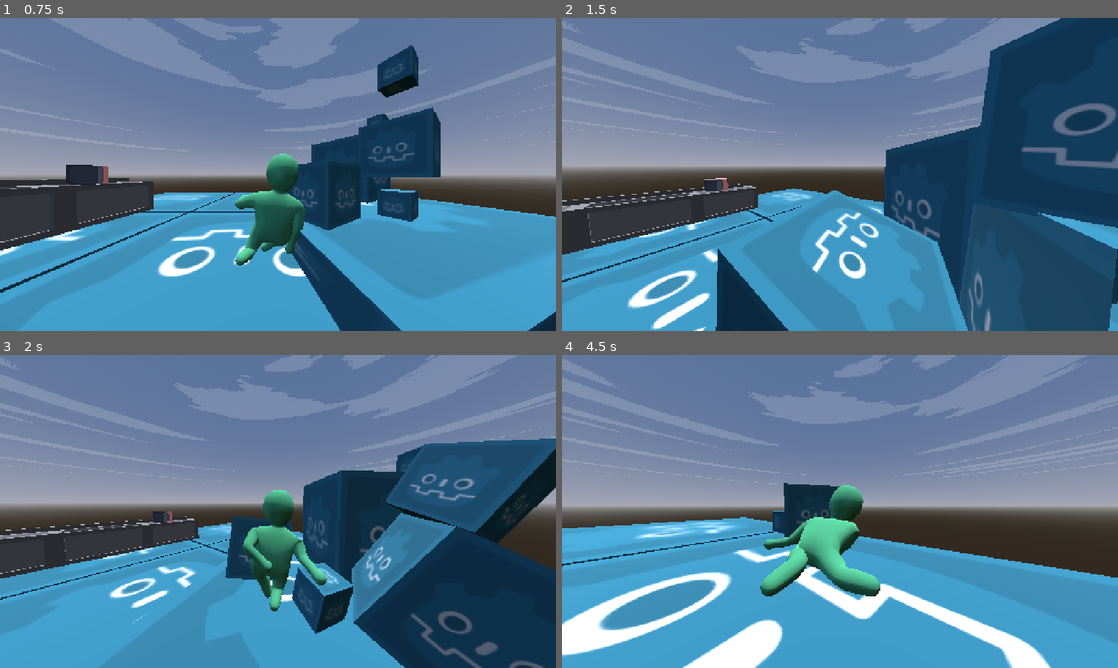
Above: before the commit, frames 1-4 (two rows, left to right).
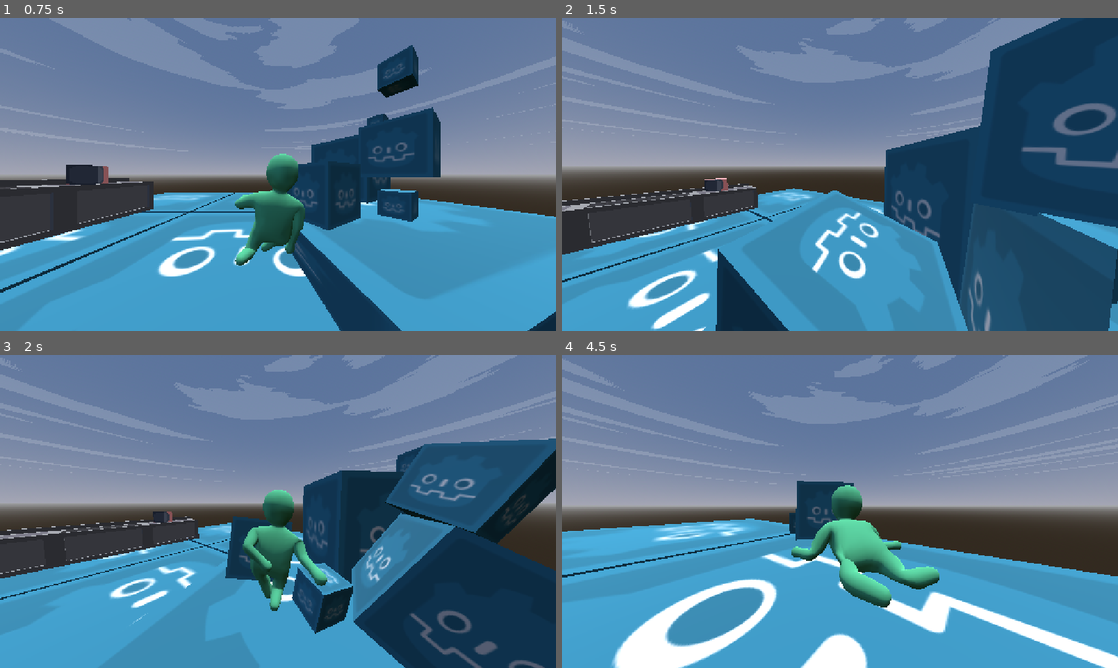
Above: after the commit, the same moments.

Repository: Lost-Rabbit-Digital/ChefWobbles
Game: Godot game, scene res://scenes/worlds/demo_scene.tscn
Two runs of this game, one before a commit and one after it. Both use one fixed random seed, a clock stepped at 60 frames per second and the inputs below. Sound files missing from this copy of the repository are replaced by a short silence.
Inputs (mouse positions are in pixels of both pictures, inside the frame that each line leads up to):
- Up to frame 1 (0.75 s): move the mouse to (400, 158) at 0.52 s; press the mouse at (400, 158) at 0.53 s; hold D (move_right) from 0.53 s (still down)
- Up to frame 2 (1.5 s): tap Space (jump) at 0.77 s; move the mouse to (812, 174) at 1.27 s; release D (move_right) at 1.28 s; release the mouse at (812, 174) at 1.28 s; hold W (move_forward) from 1.28 s (still down); right-click (812, 174) at 1.35 s
- Up to frame 3 (2 s): keep holding W (move_forward); tap Space (jump) at 1.52 s
- Up to frame 4 (4.5 s): keep holding W (move_forward); move the mouse to (851, 505) at 2.02 s; tap R (ragdoll) at 2.1, 4.35 s; move the mouse to (834, 517) at 2.77 s; click (834, 517) at 2.85 s; tap Space (jump) at 3.02, 3.77 s; move the mouse to (878, 514) at 3.52 s; hold Right mouse button (grab_right) 3.53-4.28 s; move the mouse to (795, 508) at 4.27 s

Frame 1 is identical in both runs. In frame 2, less than 0.1% of the frame differs, in the area x 16-100%, y 2-99%; in frame 3, 0.4%; in frame 4, 19%, in the area x 0-100%, y 40-100%.

Commit message:
Updated grab sounds

Diff:
--- a/godot_project/Scripts/character_controller/movement.gd
+++ b/godot_project/Scripts/character_controller/movement.gd
@@ -13,8 +13,8 @@
 @export var max_angular_force: float = 9999.0
 
 # === AUDIO EXPORTS (UPDATED FOR FOUR SOURCES) ===
-@onready var grab_audio = preload("res://audio/sound_effects/plops/plop_2.mp3")
-@onready var release_audio = preload("res://audio/sound_effects/dings/ding_2.mp3")
+@onready var grab_audio = preload("res://audio/sound_effects/plops/plop_1.mp3")
+@onready var release_audio = preload("res://audio/sound_effects/plops/plop_2.mp3")
 @onready var footstep_audio = preload("res://audio/sound_effects/thuds/thud_1.mp3")
 
 # === STABILITY CONSTANTS ===
--- a/godot_project/scripts/audio/audio_manipulator.gd
+++ b/godot_project/scripts/audio/audio_manipulator.gd
@@ -36,7 +36,7 @@
 	},
 	AudioType.GRAB_SOUNDS: {
 		"pitch_variance": 0.35,
-		"volume_db": 1.0,
+		"volume_db": -15.0,
 		"min_pitch": 0.85,
 		"max_pitch": 1.15
 	},
